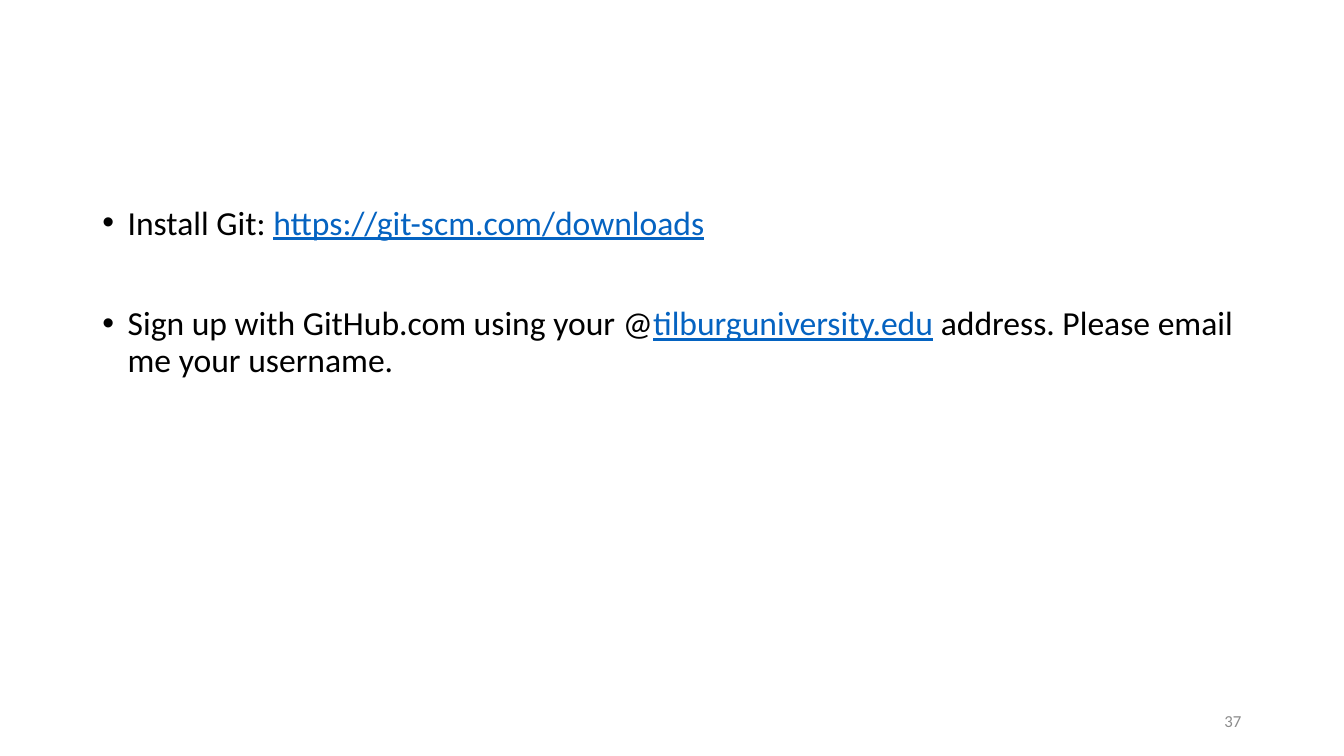
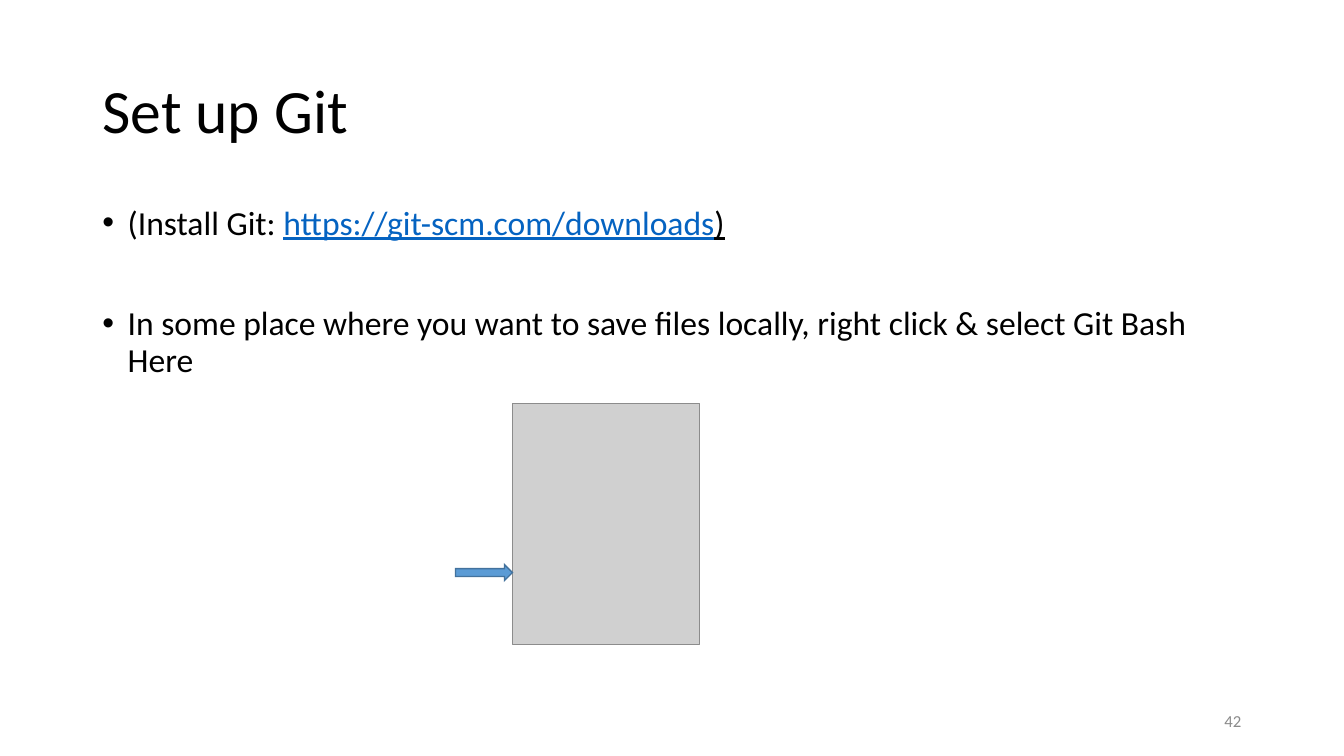
Before and after one commit to gknox79/code_data, a slide deck: slide 42 of Code and Data.pptx (slide 37 before the commit). Drawn at 1344x756 pixels with LibreOffice and Linux fonts; fonts in the diff are those of the drawing; grey boxes stand for pictures. Boxes give left, top, right and bottom in pixels: in the first picture for what was removed or moved away, otherwise in the second. Text is boxed around its words. In the diff, an @@ line names an element or a change of style, - is before the commit and + after.

```diff
--- a/Code and Data.pptx
+++ b/Code and Data.pptx
@@ title added at (x1=102, y1=90, x2=348, y2=143), 44 pt, text #000000 @@
+Set up Git
@@ text at (x1=128, y1=210, x2=1186, y2=373): text changed @@
-• Install Git: https://git-scm.com/downloads
-• Sign up with GitHub.com using your @tilburguniversity.edu address. Please email me your username.
+• (Install Git: https://git-scm.com/downloads)
+• In some place where you want to save files locally, right click & select Git Bash Here
@@ picture added at (x1=512, y1=403, x2=700, y2=644) @@
@@ right arrow added at (x1=456, y1=565, x2=512, y2=581), fill #5B9BD5, outline #43739E 1 pt @@
@@ page number at (x1=1224, y1=716, x2=1241, y2=727): text changed @@
-37
+42
```
Also in this commit, not shown: 10 slides added, 1 slide removed.
